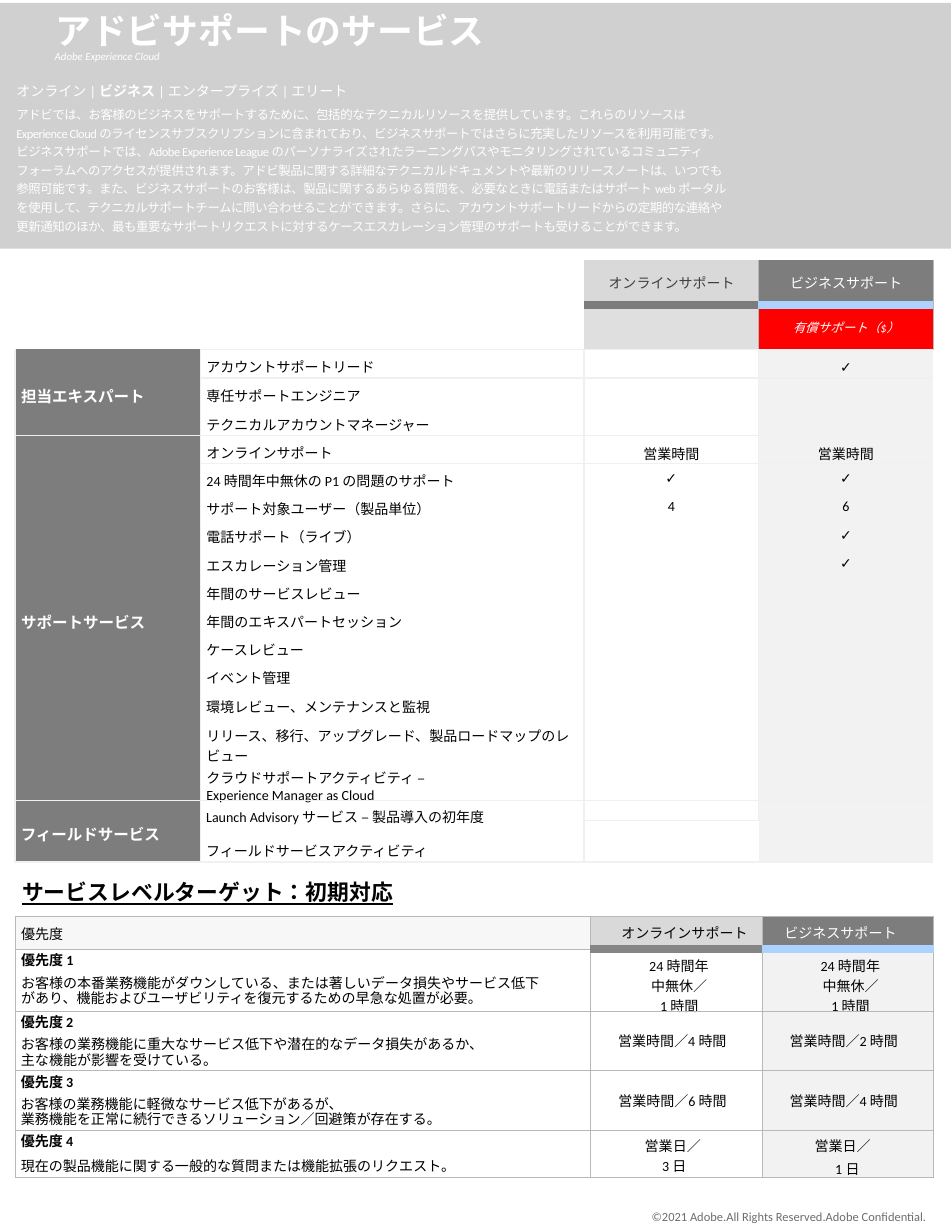
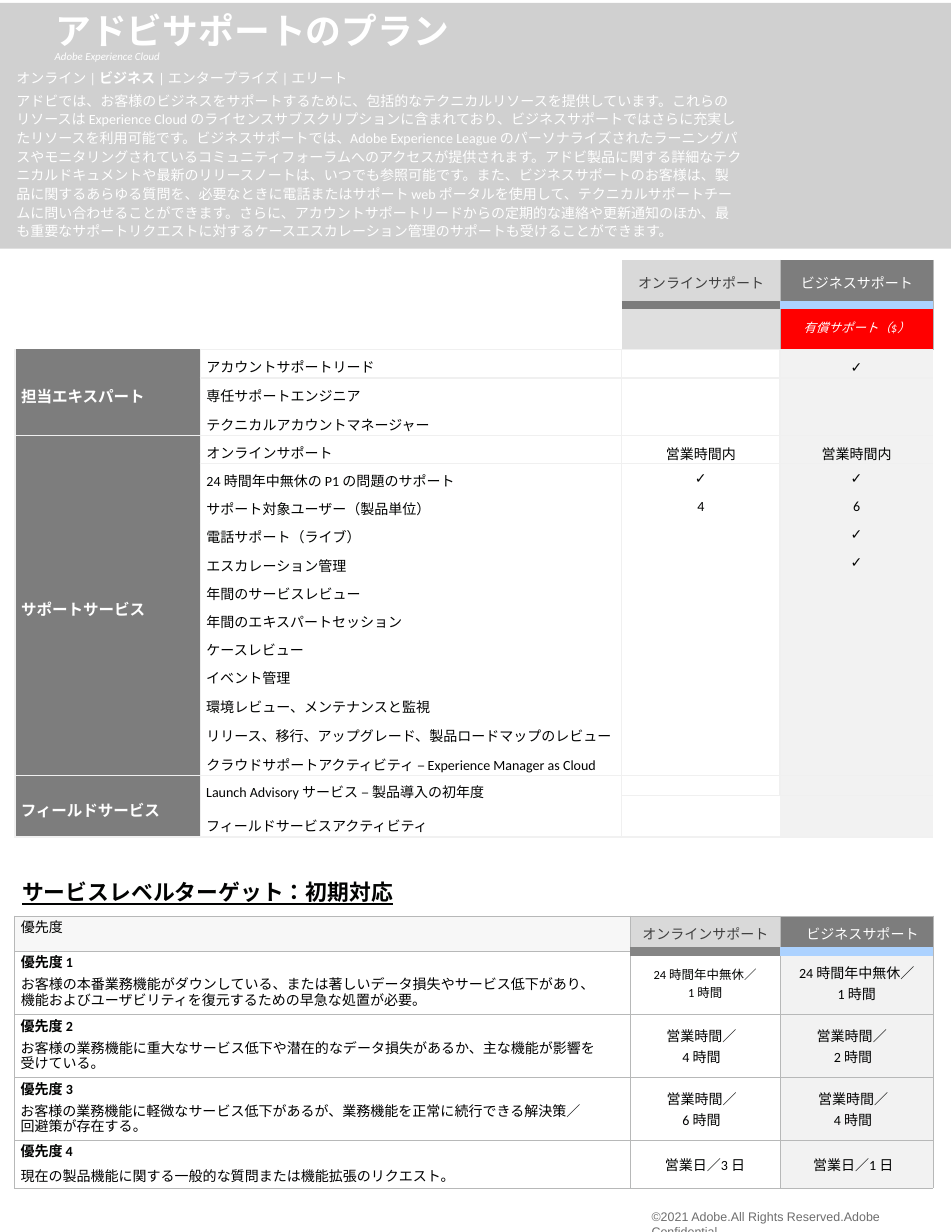
Before and after one commit to AdobeDocs/support-resources.ja-JP, a slide deck: slide 1 of help/data-sheets/assets/BusinessSupportDatasheet.pptx. Drawn at 952x1232 pixels with LibreOffice and Linux fonts; fonts in the diff are those of the drawing; grey boxes stand for pictures; background and template pictures are left out. Boxes give left, top, right and bottom in pixels: in the first picture for what was removed or moved away, otherwise in the second. Text is boxed around its words. In the diff, an @@ line names an element or a change of style, - is before the commit and + after.

```diff
--- a/help/data-sheets/assets/BusinessSupportDatasheet.pptx
+++ b/help/data-sheets/assets/BusinessSupportDatasheet.pptx
@@ title at (55, 13, 449, 46): text changed @@
-アドビサポートのサービス
+アドビサポートのプラン
@@ text "オンライン | ビジネス | エンタープライズ ...": place and size @@
-text "オンライン | ビジネス | エンタープライズ ..." at (16, 85, 726, 232)
+text "オンライン | ビジネス | エンタープライズ ..." at (16, 72, 741, 237)
@@ text at (16, 95, 741, 237): size 8 to 9 pt, letter spacing -0.3 to 0 pt @@
@@ table at (15, 260, 933, 838) @@
-row 6, column 3: 営業時間
+row 6, column 3: 営業時間内
-row 6, column 4: 営業時間
+row 6, column 4: 営業時間内
@@ font Calibri to Arial in "✓", "✓", "✓", "✓" and 1 more places @@
@@ table at (15, 916, 933, 1188) @@
-row 3: 優先度 2 / お客様の業務機能に重大なサービス低下や潜在的なデータ損失があるか、 主な機能が影響を受けている。 | 営業時間／4 時間 | 営業時間／2 時間
+row 3: 優先度 2 / お客様の業務機能に重大なサービス低下や潜在的なデータ損失があるか、主な機能が影響を受けている。 | 営業時間／ 4 時間 | 営業時間／ 2 時間
-row 4: 優先度 3 / お客様の業務機能に軽微なサービス低下があるが、 業務機能を正常に続行できるソリューション／回避策が存在する。 | 営業時間／6 時間 | 営業時間／4 時間
+row 4: 優先度 3 / お客様の業務機能に軽微なサービス低下があるが、業務機能を正常に続行できる解決策／ 回避策が存在する。 | 営業時間／ 6 時間 | 営業時間／ 4 時間
-row 5, column 2: 営業日／ 3 日
+row 5, column 2: 営業日／3 日
-row 5, column 3: 営業日／ / 1 日
+row 5, column 3: 営業日／1 日
@@ text colour #020302 to #404040 in "オンラインサポート" @@
@@ size 9 to 8 pt in "24 時間年中無休／ 1 時間" @@
@@ indent changed @@
@@ alignment left to centre @@
@@ less space between paragraphs @@
@@ text "©2021 Adobe.All Rights Reserved.Adobe Confidential." at (652, 1212, 880, 1224): font Calibri to Arial @@
```
Also in this commit, not shown: 2 other slides changed, 8 other files.
